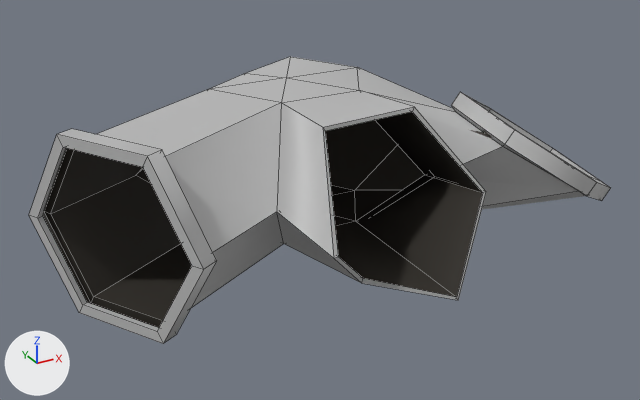
Two versions of the FBX model Assets/MiniGames/Repair/Models/Pipe_3_Way_Damaged.fbx, one commit apart.
The view is the same before and after, from a 50 mm camera at (-1.49, -2.98, 1.55) aimed at (0.01, -0.25, 0.18). Lighting does not change. The marker at lower left points along +X, +Y and +Z. Mesh edges are drawn as thin lines. Where no turn or scale is listed for an object, it has been applied to the vertices.

In view in the first picture: 'Pipe_3_Way_Damaged'.
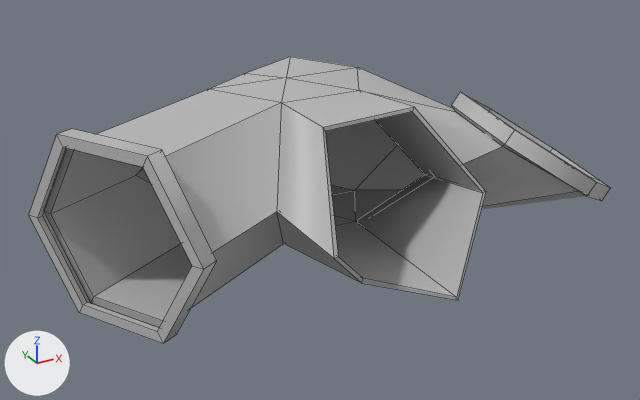
Diff of the bpy script that builds the scene:
```diff
--- a/Assets/MiniGames/Repair/Models/Pipe_3_Way_Damaged.fbx.py
+++ b/Assets/MiniGames/Repair/Models/Pipe_3_Way_Damaged.fbx.py
@@ me_mesh @@
 me_mesh.from_pydata(...)  # 148 vertices, 162 faces; spans x -1.05..1.13, y -0.94..0.55, z 0.01..0.64
 # used by ob_pipe_3_way_damaged; location = (0.0, 0.0, 0.0)
+# me_mesh part 1: all 72 faces that had it switch from mat_pipe_interior (black #3a3631) to mat_lambert1 (grey #bcbcbc)
```

Location of each change, (x1, y1, x2, y2) in pixels of the pictures (640 x 400 px):
part 1 of me_mesh, recoloured (black to grey)
    both: (43, 112, 492, 328)
